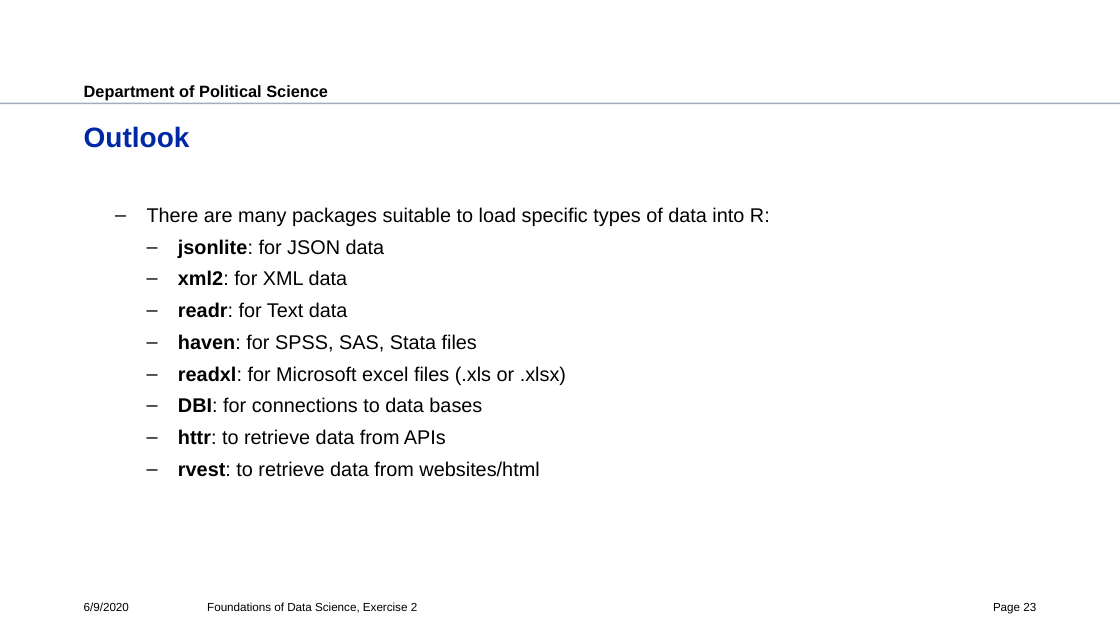
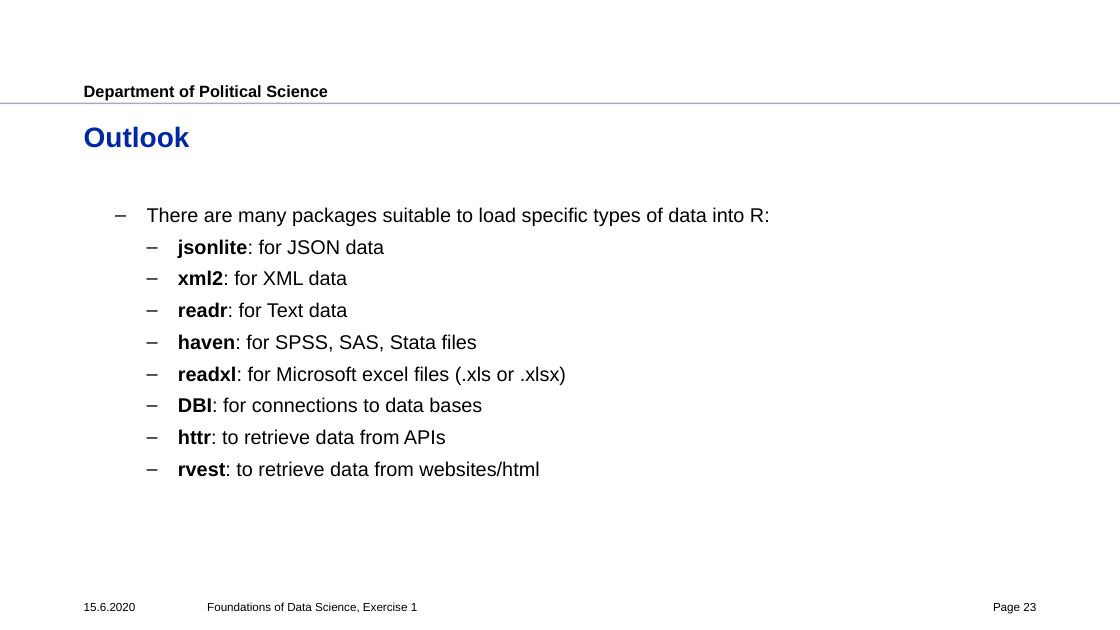
Before and after one commit to polianchykova/fds-2020-exercise, a slide deck: slide 23 of ex1/ex1.pptx. Drawn at 1120x630 pixels with LibreOffice and Linux fonts; fonts in the diff are those of the drawing; background and template pictures are left out. Boxes give left, top, right and bottom in pixels: in the first picture for what was removed or moved away, otherwise in the second. Text is boxed around its words. In the diff, an @@ line names an element or a change of style, - is before the commit and + after.

```diff
--- a/ex1/ex1.pptx
+++ b/ex1/ex1.pptx
@@ text at <box>84,603,136,611</box>: text changed @@
-6/9/2020
+15.6.2020
@@ text at <box>207,602,417,613</box>: text changed @@
-Foundations of Data Science, Exercise 2
+Foundations of Data Science, Exercise 1
```
Also in this commit, not shown: 18 other slides changed, 3 other files.
